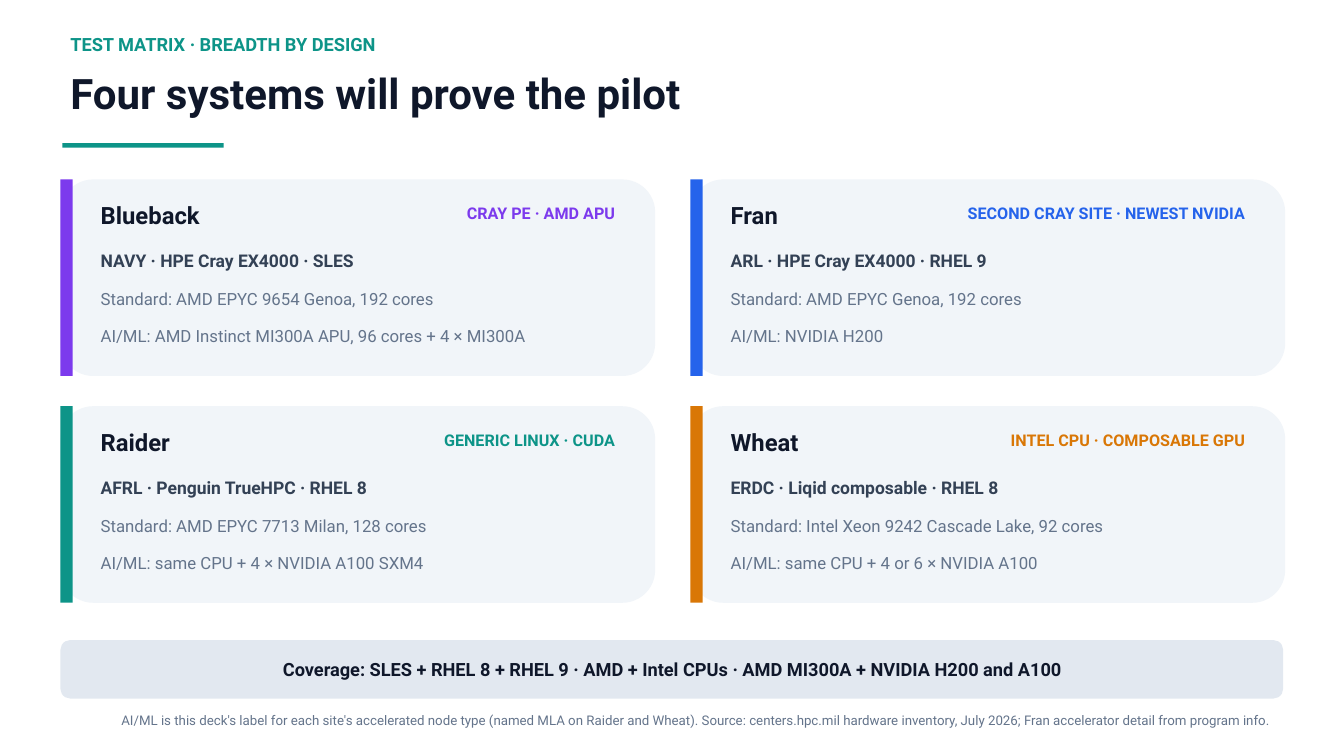
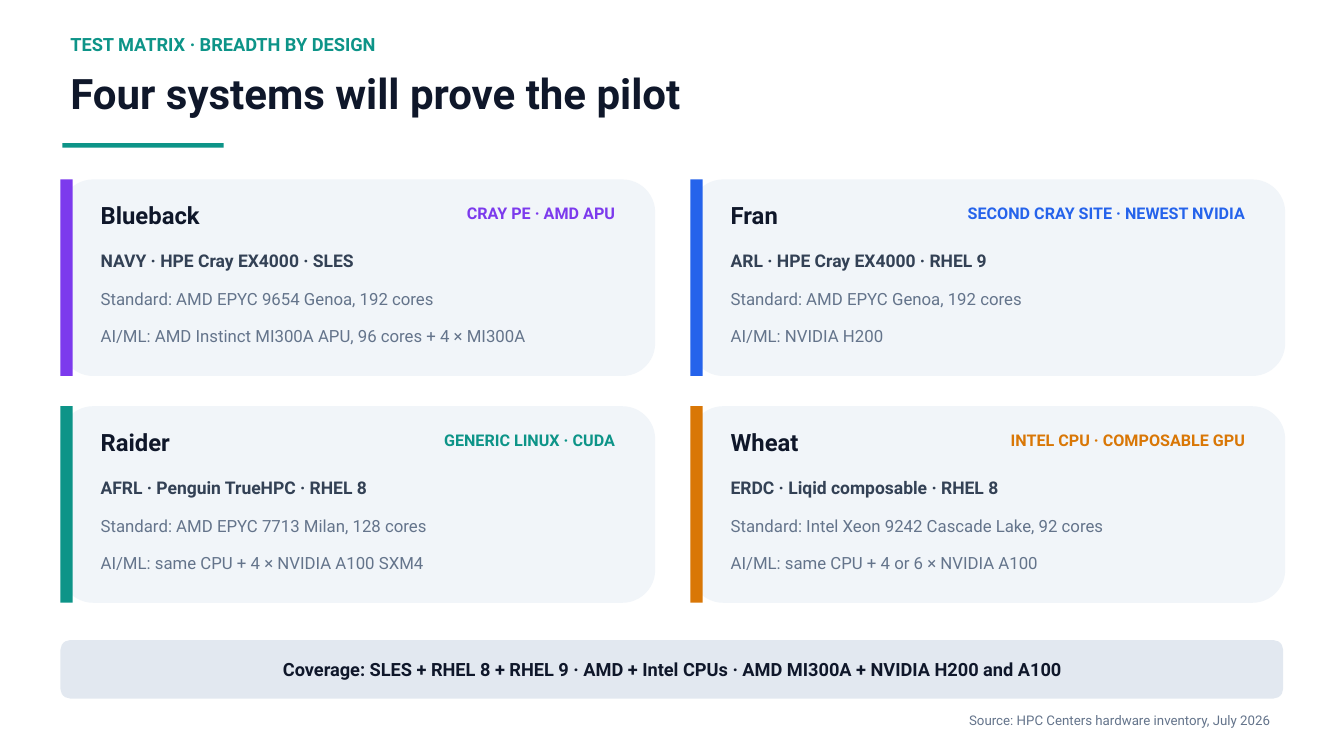
Before and after one commit to ray12514/stack-planning, a slide deck: slide 8 of presentations/cse_lanes_model.pptx. Drawn at 1344x756 pixels with LibreOffice and Linux fonts; fonts in the diff are those of the drawing. Boxes give left, top, right and bottom in pixels: in the first picture for what was removed or moved away, otherwise in the second. Text is boxed around its words. In the diff, an @@ line names an element or a change of style, - is before the commit and + after.

```diff
--- a/presentations/cse_lanes_model.pptx
+++ b/presentations/cse_lanes_model.pptx
@@ text at (969, 715, 1270, 728): text changed @@
-AI/ML is this deck's label for each site's accelerated node type (named MLA on Raider and Wheat). Source: centers.hpc.mil hardware inventory, July 2026; Fran accelerator detail from program info.
+Source: HPC Centers hardware inventory, July 2026
```
Also in this commit, not shown: 1 slide added, 1 slide removed, 1 other file.
